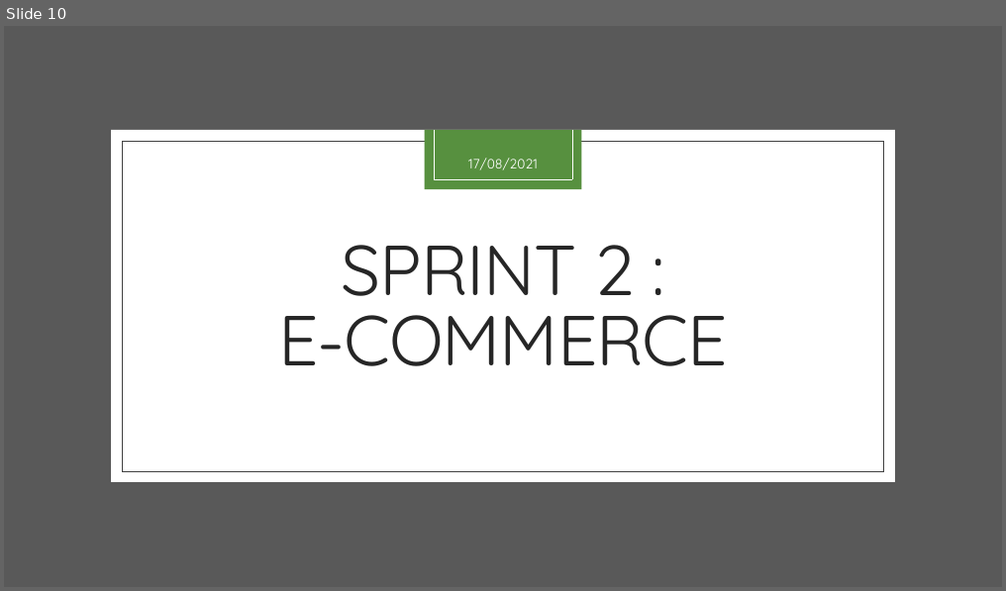
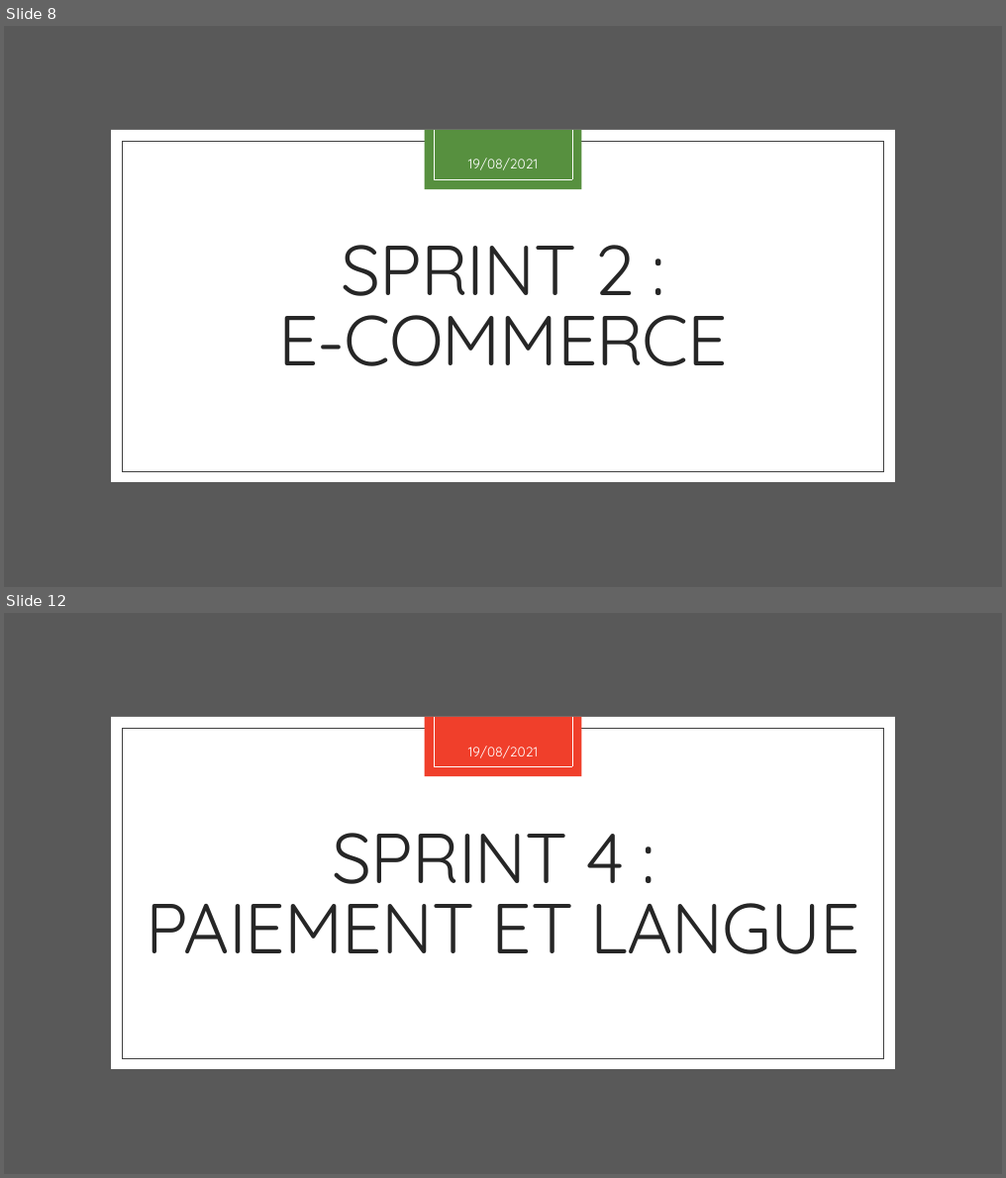
Before and after one commit to JeanTalgornThomas/symfony-cours, a slide deck: présentation.pptx. Shown one above the other, each under a label of ours: slide 10 before the commit, slides 8 and 12 after it; the slides between them are not shown. The pictures are 1006x591 and 1006x1178 pixels, drawn with LibreOffice and Linux fonts; fonts in the diff are those of the drawing. Boxes give left, top, right and bottom in pixels: in the first picture for what was removed or moved away, otherwise in the second. Text is boxed around its words. In the diff, an @@ line names an element or a change of style, - is before the commit and + after.

```diff
--- a/présentation.pptx
+++ b/présentation.pptx
@@ slide 12 added at <box>4,613,1002,1174</box>, background #FFFFFF; not listed: 6 template elements that a slide beside it also shows @@
@@ rectangle added at <box>425,717,582,777</box>, fill #F03F2B @@
@@ text added at <box>468,746,538,759</box>, 13 pt, text #FFFFFF @@
+19/08/2021
@@ title added at <box>146,833,860,955</box>, 68 pt, text #262626 @@
+SPRINT 4 :
+PAIEMENT ET LANGUE
@@ what was slide 10 is now slide 8 @@
@@ slide 8 changed as well @@
@@ text at <box>468,158,538,171</box>: text changed @@
-17/08/2021
+19/08/2021
```
Also in this commit, not shown: 10 other slides changed, 3 other slides added, 2 slides removed, 3 other files.
